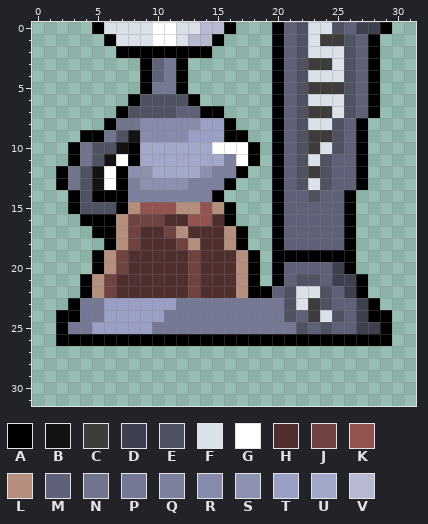
One commit to this pixel-art sprite: public/assets/kitchen/coffeeMachine/coffeeMachine-2.png. The picture above was drawn from the file before the commit.
The file is 32x32 pixels. Colours within 5 levels of each other are drawn and written as one.
Palette (. is transparent): A #000000  B #131313  C #3c3c3c  D #3e404f  E #4e5262  F #dae1e9  G #ffffff  H #4f2f2d  J #704341  K #935350  L #b68e7d  M #5e6178  N #71748d  P #757894  Q #7c809d  R #868bab  S #8c91b0  T #999fc5  U #a2a8ca  V #b7b9d0
Pixels before, first column x 2:
 0 ...AFFFFGGFFVVA...AMEFFEMDDA
 1 ....AFFFGGFVVA....AMEFCCEMA.
 2 .....AAAAAAAA.....AMEFFFEMA.
 3 .......AMPA.......AMECCFEMA.
 4 .......AMPA.......AMEFFFEMA.
 5 .......APPA.......AMECCCEMA.
 6 ......AEEEEA......AMEFFFEMA.
 7 .....AEEEEMMAA....AMECCFEMA.
 8 ....ANNRRRRRTTA...AMEFFEMA..
 9 ..AANEBRRRRTTTAA..AMECCEMA..
10 .ANEEBAUUUUUUGGGA.AMECFEMA..
11 .ANEBGAUUUUUUUQGA.AMEFEMMA..
12 ANEBGASSUUUUSQQA..AMECEMMA..
13 ANEBGAQSSSSQQQA...AMEFEMMA..
14 .AEAAAQQQQQQQA....AMMEMMA...
15 .AEEEALKKKLLKLA...AMMMMMA...
16 ..AAALJJJHHKKHA...AMMMMMA...
17 ...AALJHHJLHHHLA..AMMMMMA...
18 ....ALJHHHJLHHLA..AMMMMMA...
19 ...ALJHHHHHJHHHLA.AAAAAAA...
20 ...ALJHHHHHJHHHLA.AMMMMDA...
21 ..ALJHHHHHHJHHHLA.AMEEMDDA..
22 ..ALJHHHHHHJHHHLAAMEFFEMDA..
23 .APPTTTTTTPPPPPPPPPEFCEMMDA.
24 AAPPTTTTTPPPPPPPPPPEMCFEMDAA
25 APPTTTTTPPPPPPPPPPPPEMEMMDDA
26 AAAAAAAAAAAAAAAAAAAAAAAAAAAA
And afterwards:
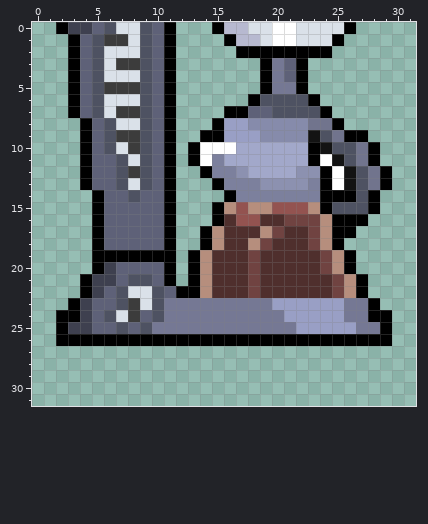
Difference:
Changed rows in their new state; - is an unchanged pixel.
first column x 2:
 0 ADDME--EMA...AVVFFGGF--FA...
 1 -AMECC-EMA....AVVFGGF-FA...-
 2 -AMEFFFEM-...--AAA-AAAA....-
 3 -AMEFCCE-A.------AP-A......-
 4 -AMEFFFE-A.------AP-A......-
 5 -AMECCCEMA.------APPA......-
 6 -AMEFFF-MA..----AEEE-A.....-
 7 -AMEFCC-MA....AAMMEE-EA....-
 8 --AMEFFEMA...ATTRRRRRNNA..--
 9 ---MECCEMA..AATTTRRRRBENA---
10 -.AM-FCEMA.AG--UUUUUUAB-ENA-
11 -.AMMEFEMA.AGQUUUUUUUAGBENA-
12 ..AMMECEMA..A--SUUUUSSAGBENA
13 ..AMMEFEMA...AQQQSSSSQAGBENA
14 -..-MMEMMA....AQQQQQQQAA-EA-
15 -..AMMMMMA...ALKLLKKKLAEEEA-
16 --.-MMMMMA...AHKKHHJJJLA-A--
17 ----MMMMMA..ALHHHLJHHJLA----
18 ---AMMMMMA..ALHHLJHHHJLA.---
19 ----AAAAAA.AL--HJHHHHHJL----
20 ----DMMMMA.AL--HJHHHHHJL----
21 ---DDMEEMA.AL--HJHHHHHHJL---
22 ---DMEFFEMAAL--HJHHHHHHJL---
23 --DMMECFEP--------TTTTTTPP--
24 --DMEFCME----------TTTTTPP--
25 -DDMMEME------------TTTTTPP-
